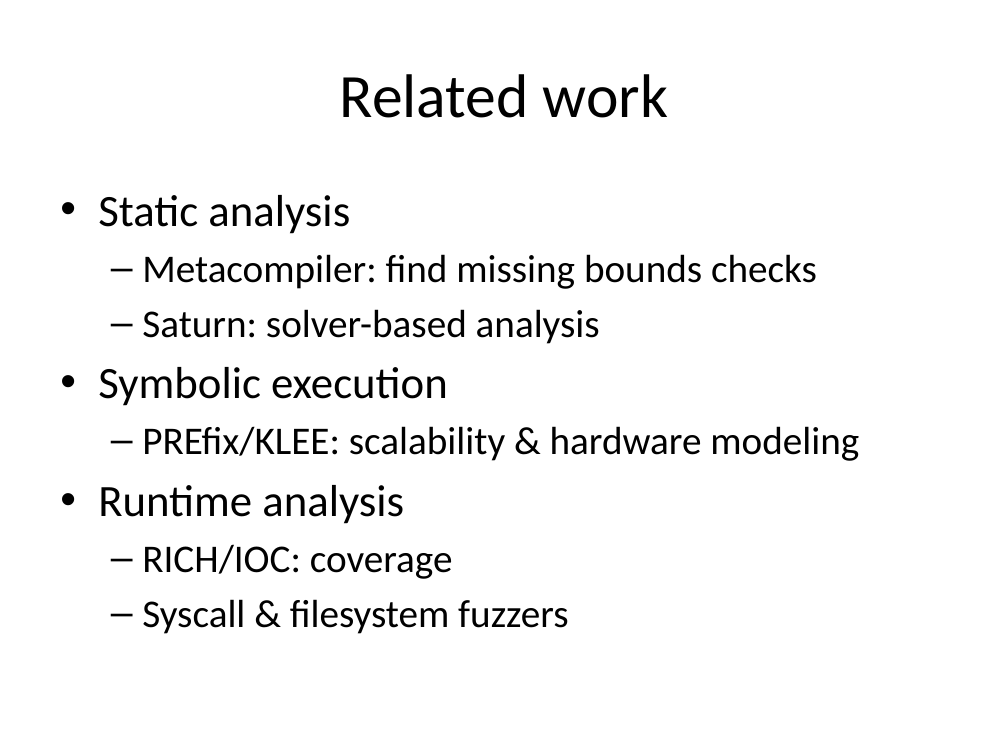
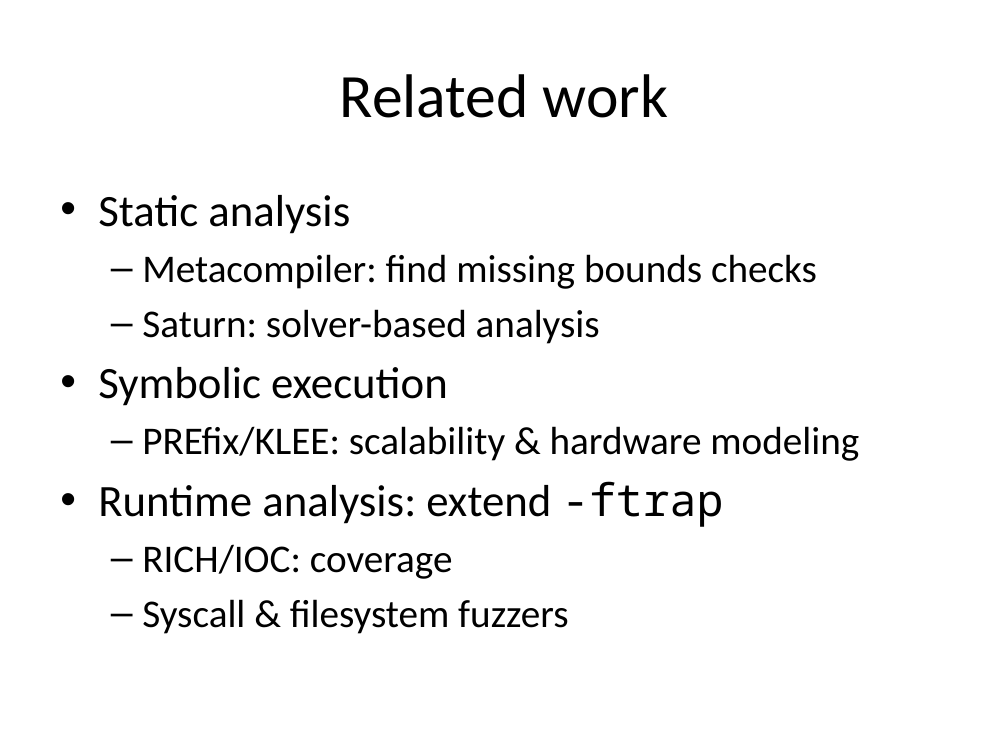
Before and after one commit to jiazhihao/6857, a slide deck: slide 30 of slides/kint.pptx. Drawn at 1008x756 pixels with LibreOffice and Linux fonts; fonts in the diff are those of the drawing. Boxes give left, top, right and bottom in pixels: in the first picture for what was removed or moved away, otherwise in the second. Text is boxed around its words. In the diff, an @@ line names an element or a change of style, - is before the commit and + after.

```diff
--- a/slides/kint.pptx
+++ b/slides/kint.pptx
@@ text at bbox=[98, 481, 723, 527]: text changed @@
-• Runtime analysis
+• Runtime analysis: extend -ftrap
```
Also in this commit, not shown: 1 other slide changed, 1 slide removed.
